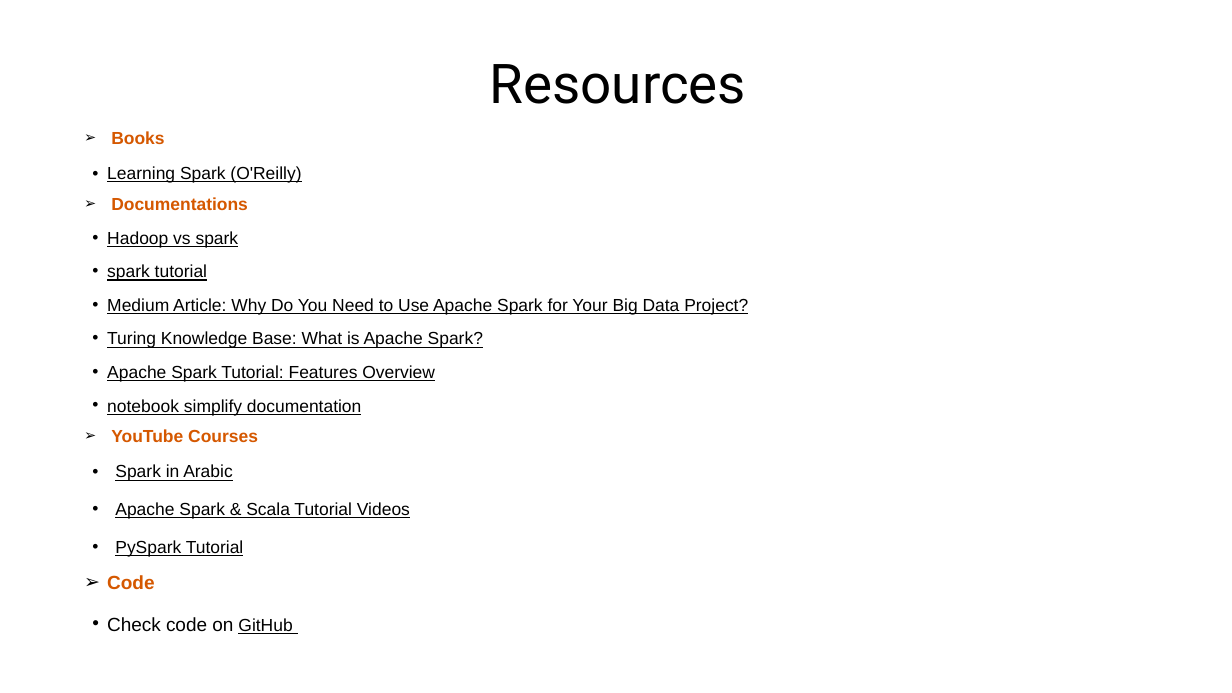
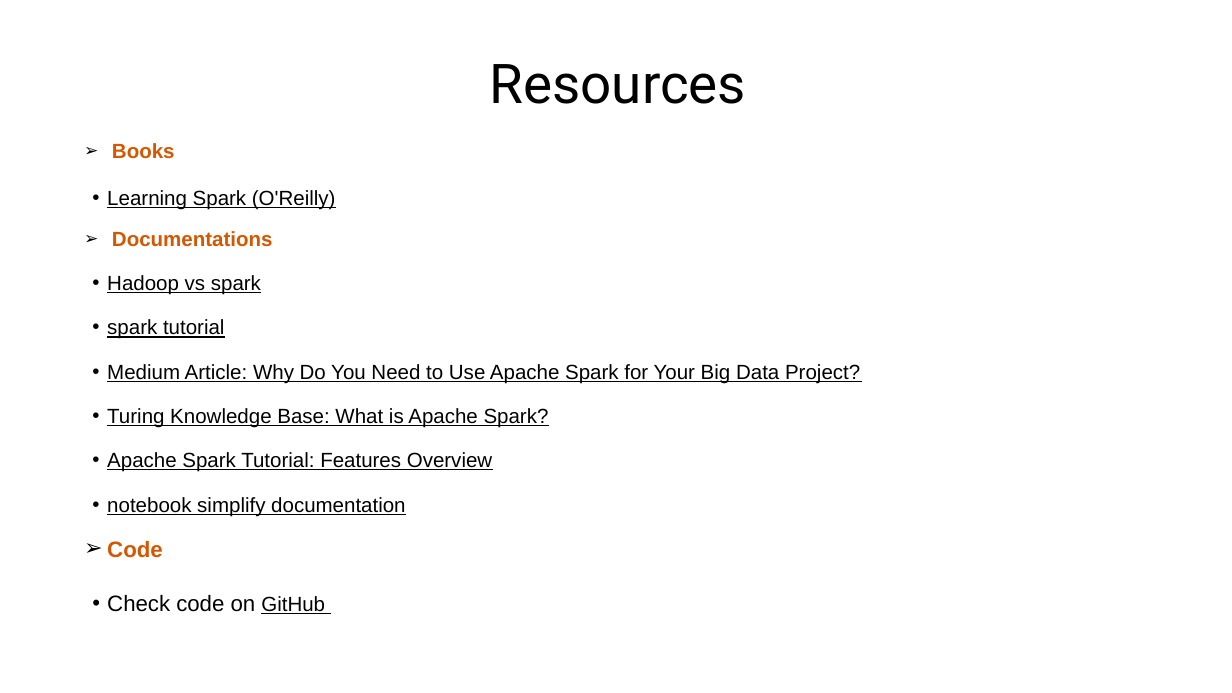
Before and after one commit to danaelshrbiny10/pyspark-playstore, a slide deck: slide 22 of ppt/apache-spark.pptx (slide 19 before the commit). Drawn at 1232x693 pixels with LibreOffice and Linux fonts; fonts in the diff are those of the drawing. Boxes give left, top, right and bottom in pixels: in the first picture for what was removed or moved away, otherwise in the second. Text is boxed around its words. In the diff, an @@ line names an element or a change of style, - is before the commit and + after.

```diff
--- a/ppt/apache-spark.pptx
+++ b/ppt/apache-spark.pptx
@@ text "Books" at box(107, 143, 860, 614): size 10.2 to 12 pt; size 11.1 to 13 pt in "Code", "Check code on"; line spacing 0.8 to 0.9; line spacing 0.9 to 1; line spacing 1 to 1.1 @@
@@ text at box(111, 429, 410, 557): paragraphs removed @@
-➢ YouTube Courses
-• Spark in Arabic
-• Apache Spark & Scala Tutorial Videos
-• PySpark Tutorial
```
Also in this commit, not shown: 3 other slides changed, 3 slides added, 3 other files.
